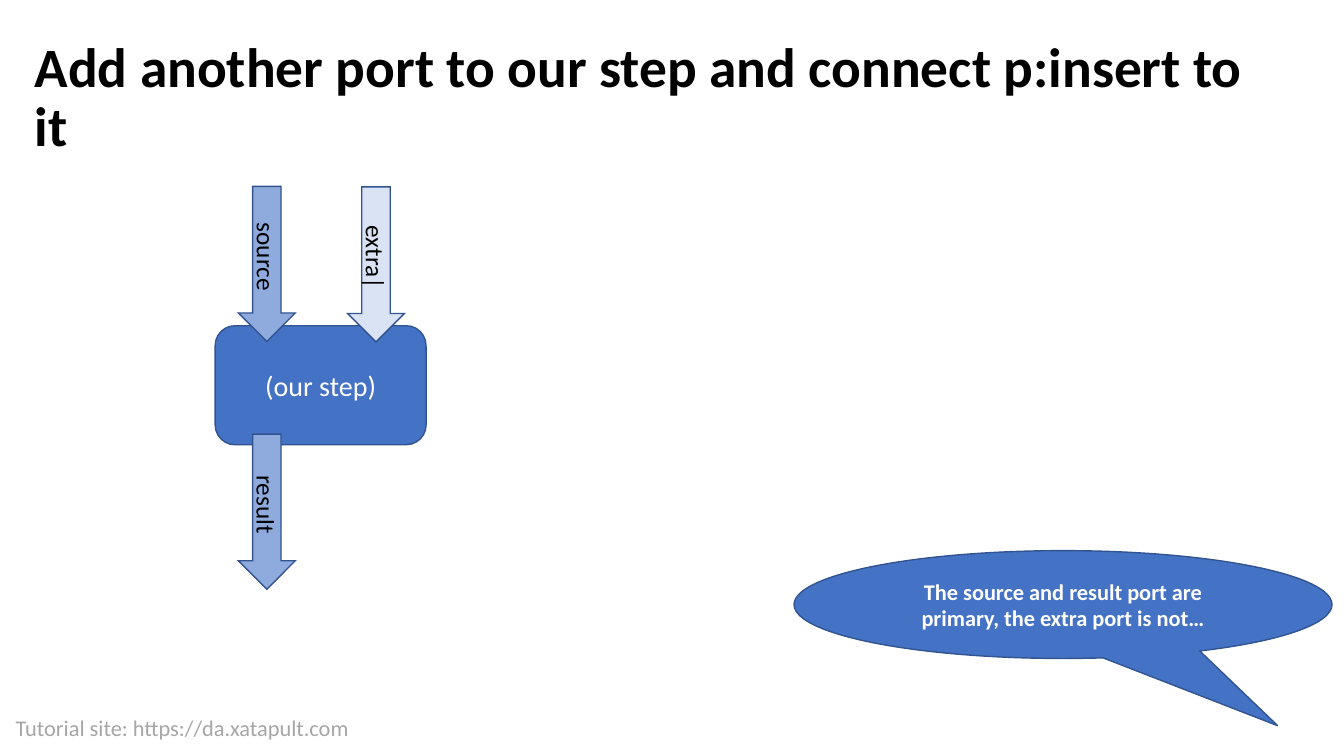
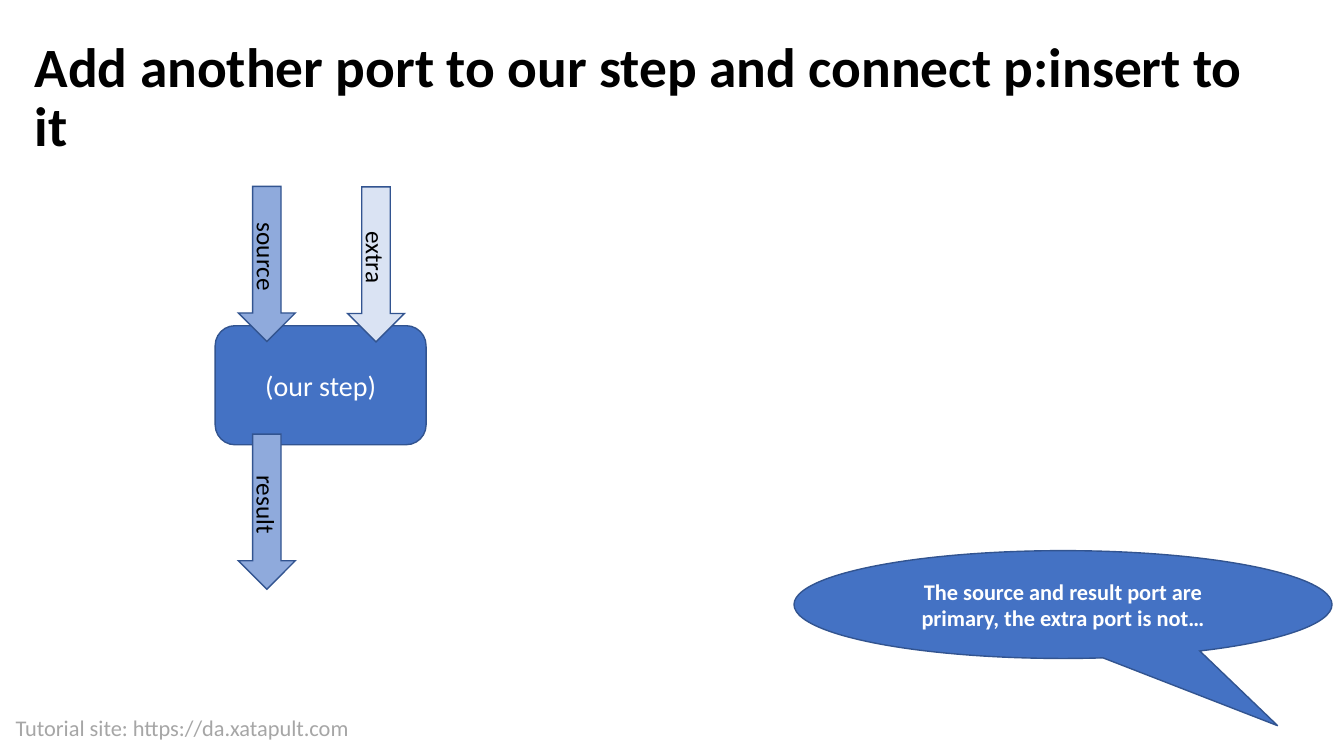
Before and after one commit to xatapult/da-2021-xproc, a slide deck: slide 27 of presentation/Introduction to XProc 3.0.pptx. Drawn at 1344x756 pixels with LibreOffice and Linux fonts; fonts in the diff are those of the drawing; background and template pictures are left out. Boxes give left, top, right and bottom in pixels: in the first picture for what was removed or moved away, otherwise in the second. Text is boxed around its words. In the diff, an @@ line names an element or a change of style, - is before the commit and + after.

```diff
--- a/presentation/Introduction to XProc 3.0.pptx
+++ b/presentation/Introduction to XProc 3.0.pptx
@@ text in right arrow at (359,236,390,282): text changed @@
-extra|
+extra
```
Also in this commit, not shown: 2 other slides changed, 1 slide added.
